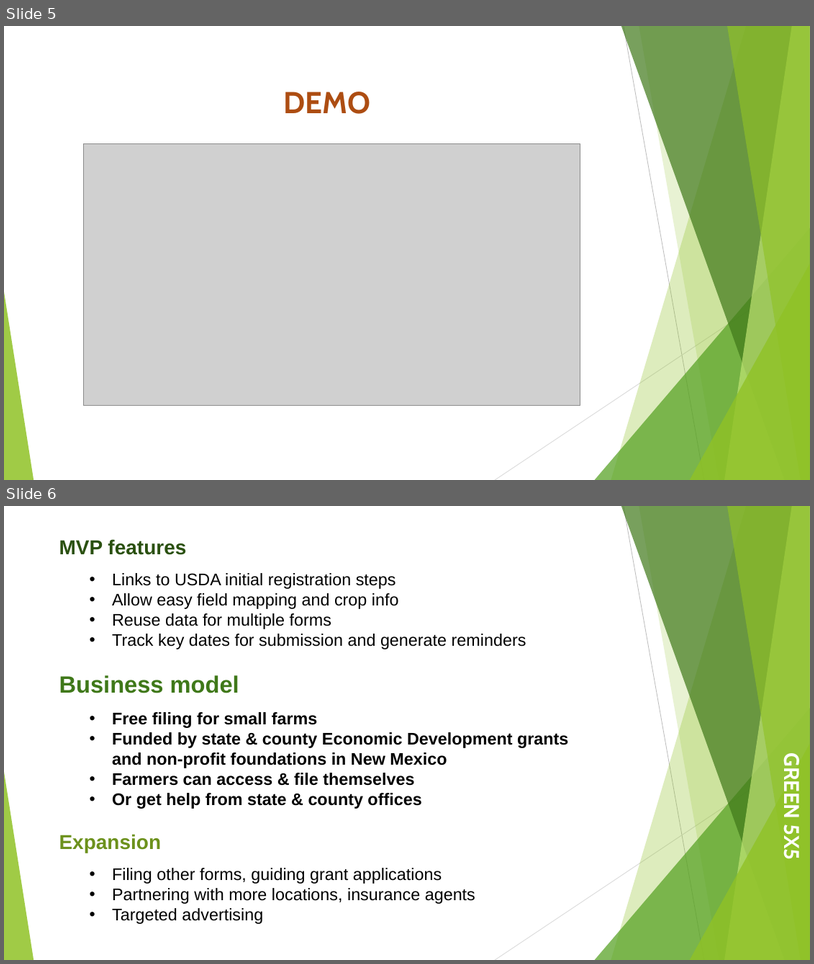
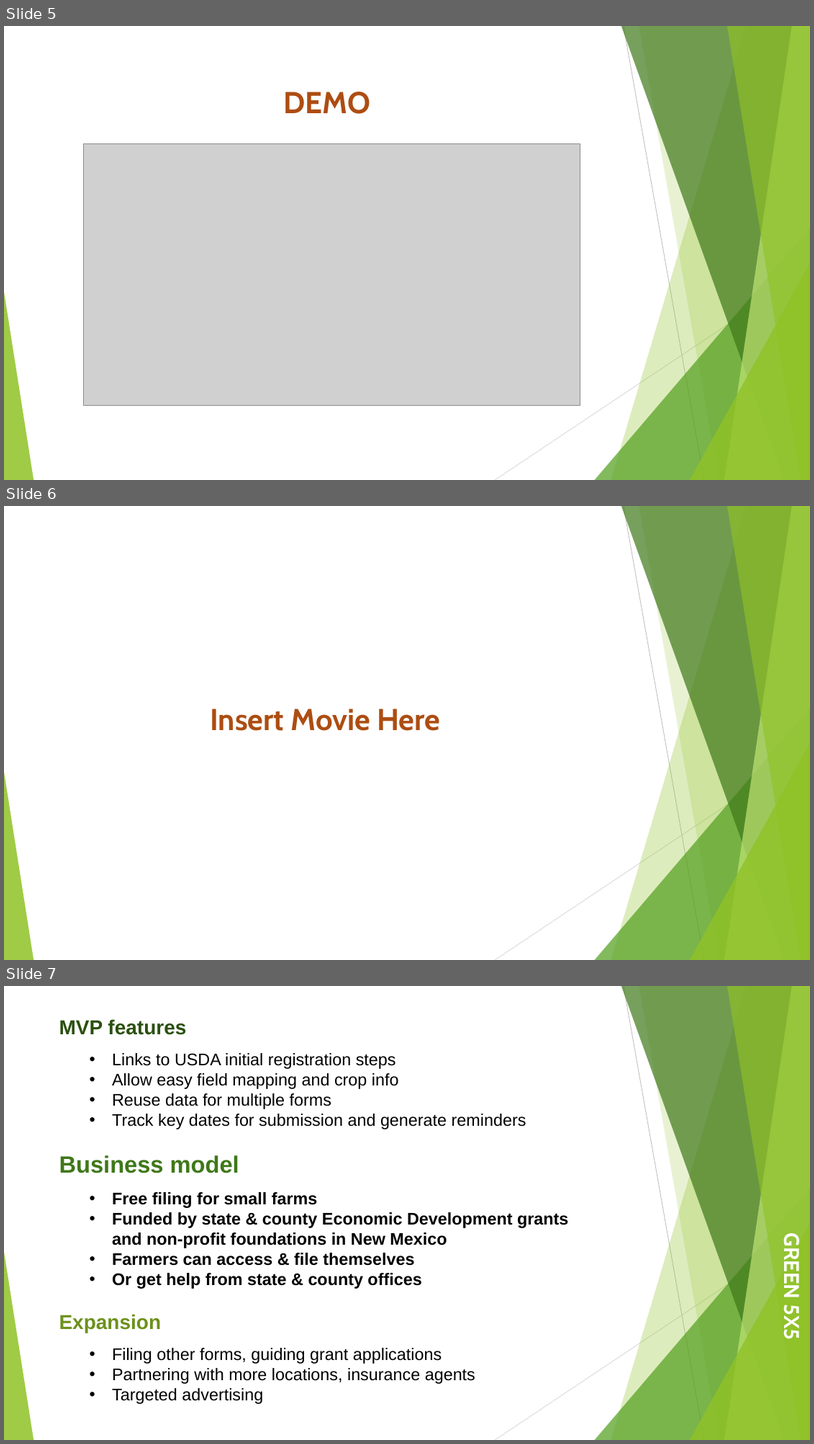
Before and after one commit to RBrucePitt/2026AGHACKATHON, a slide deck: Presentation/Green5x5.pptx. Shown one above the other, each under a label of ours: slides 5 and 6 before the commit, slides 5, 6 and 7 after it. The pictures are 814x964 and 814x1444 pixels, drawn with LibreOffice and Linux fonts; fonts in the diff are those of the drawing; grey boxes stand for pictures. Boxes give left, top, right and bottom in pixels: in the first picture for what was removed or moved away, otherwise in the second. Text is boxed around its words. In the diff, an @@ line names an element or a change of style, - is before the commit and + after.

```diff
--- a/Presentation/Green5x5.pptx
+++ b/Presentation/Green5x5.pptx
@@ slide 6 added at box(4, 506, 810, 960), background #FFFFFF; not listed: 10 template elements that a slide beside it also shows @@
@@ title added at box(210, 708, 440, 731), 36 pt, text #AD4C12, bold @@
+Insert Movie Here
@@ what was slide 6 is now slide 7 @@
```
Also in this commit, not shown: 1 slide changed, 2 other files.
